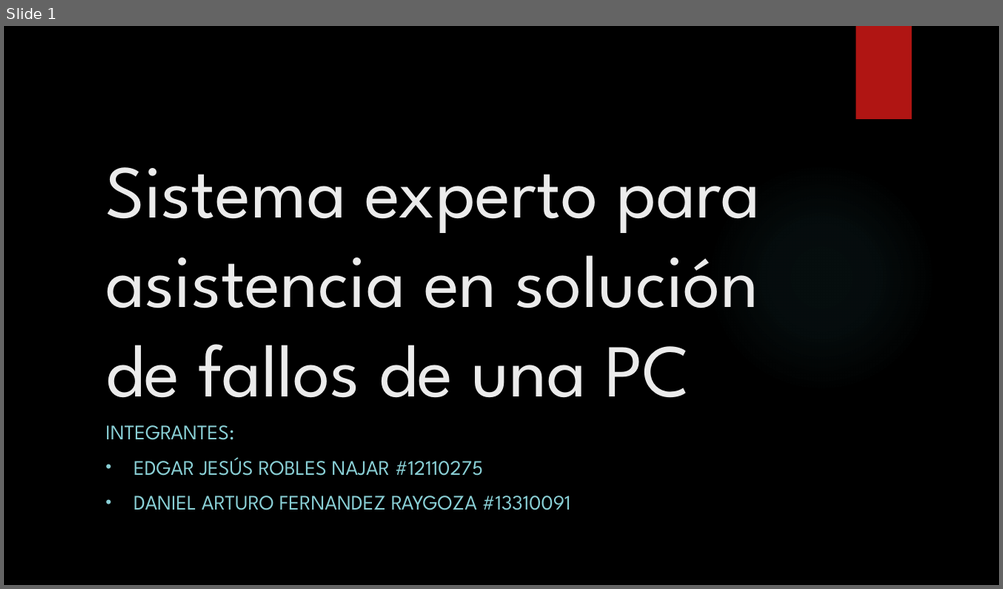
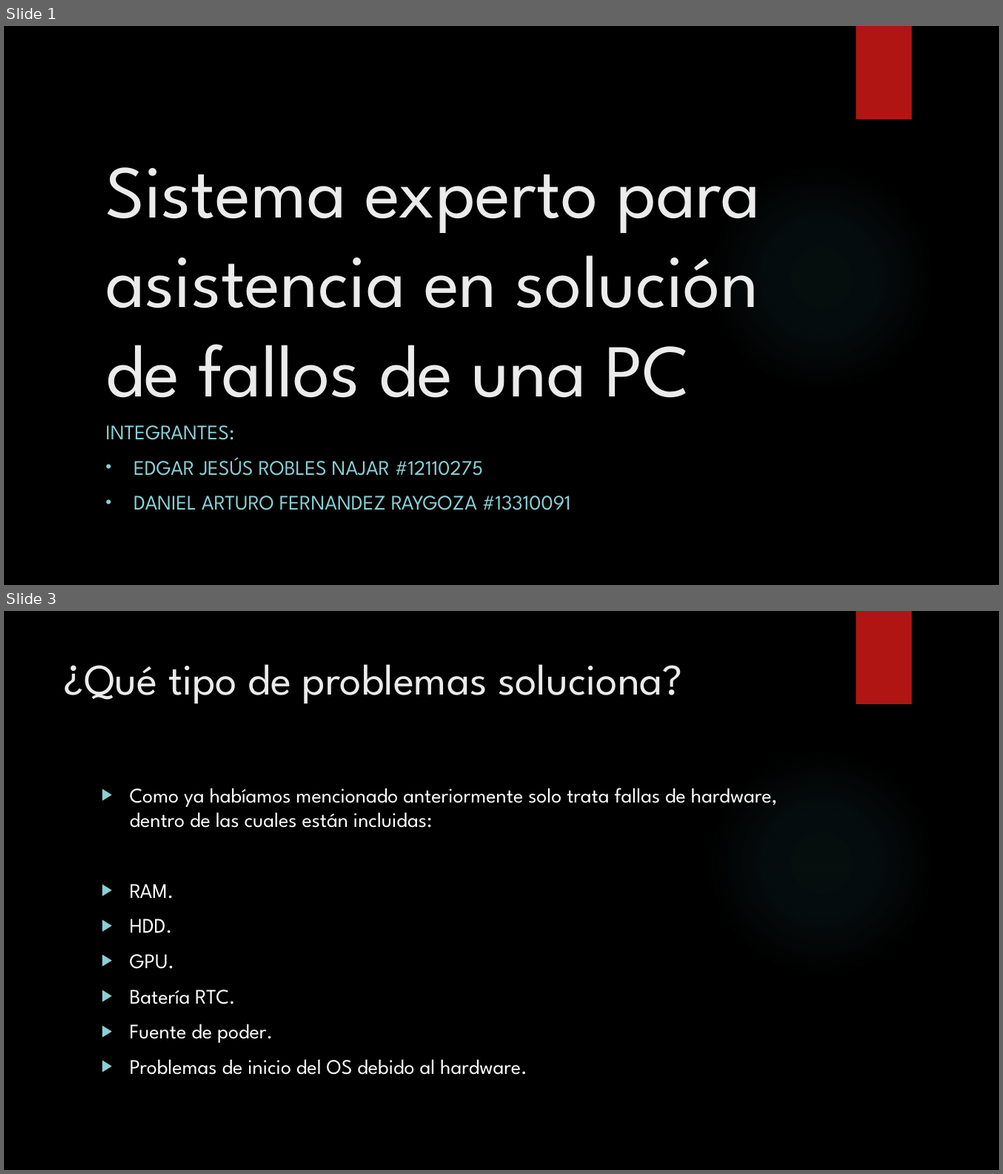
Before and after one commit to EdgarJRobles/CLIPS_troubleshoot_software-hardware, a slide deck: Presentacion expertos.pptx. Shown one above the other, each under a label of ours: slide 1 before the commit, slides 1 and 3 after it; the slides between them are not shown. The pictures are 1003x589 and 1003x1174 pixels, drawn with LibreOffice and Linux fonts; fonts in the diff are those of the drawing; background and template pictures are left out. Boxes give left, top, right and bottom in pixels: in the first picture for what was removed or moved away, otherwise in the second. Text is boxed around its words. In the diff, an @@ line names an element or a change of style, - is before the commit and + after.

```diff
--- a/Presentacion expertos.pptx
+++ b/Presentacion expertos.pptx
@@ slide 3 added at (x1=4, y1=611, x2=999, y2=1170), background picture (left out); not listed: 2 template elements that a slide beside it also shows @@
@@ title added at (x1=64, y1=664, x2=683, y2=704), 42 pt, text #EBEBEB @@
+¿Qué tipo de problemas soluciona?
@@ text added at (x1=130, y1=788, x2=777, y2=1075), 20 pt, text #FFFFFF @@
+▶ Como ya habíamos mencionado anteriormente solo trata fallas de hardware, dentro de las cuales están incluidas:
+▶ RAM.
+▶ HDD.
+▶ GPU.
+▶ Batería RTC.
+▶ Fuente de poder.
+▶ Problemas de inicio del OS debido al hardware.
```
Also in this commit, not shown: 1 slide changed, 4 other slides added.
